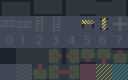
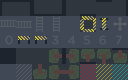
Two versions of the same layered image (128 x 80). Layer-by-layer changes:
added layer "progress_demo" above "progress_bulld" over bbox(35, 35, 47, 45)
added layer "progress_bulld" above "barricade" over bbox(18, 35, 30, 45)
added layer "barricade" above "Background" over bbox(80, 16, 96, 32)
